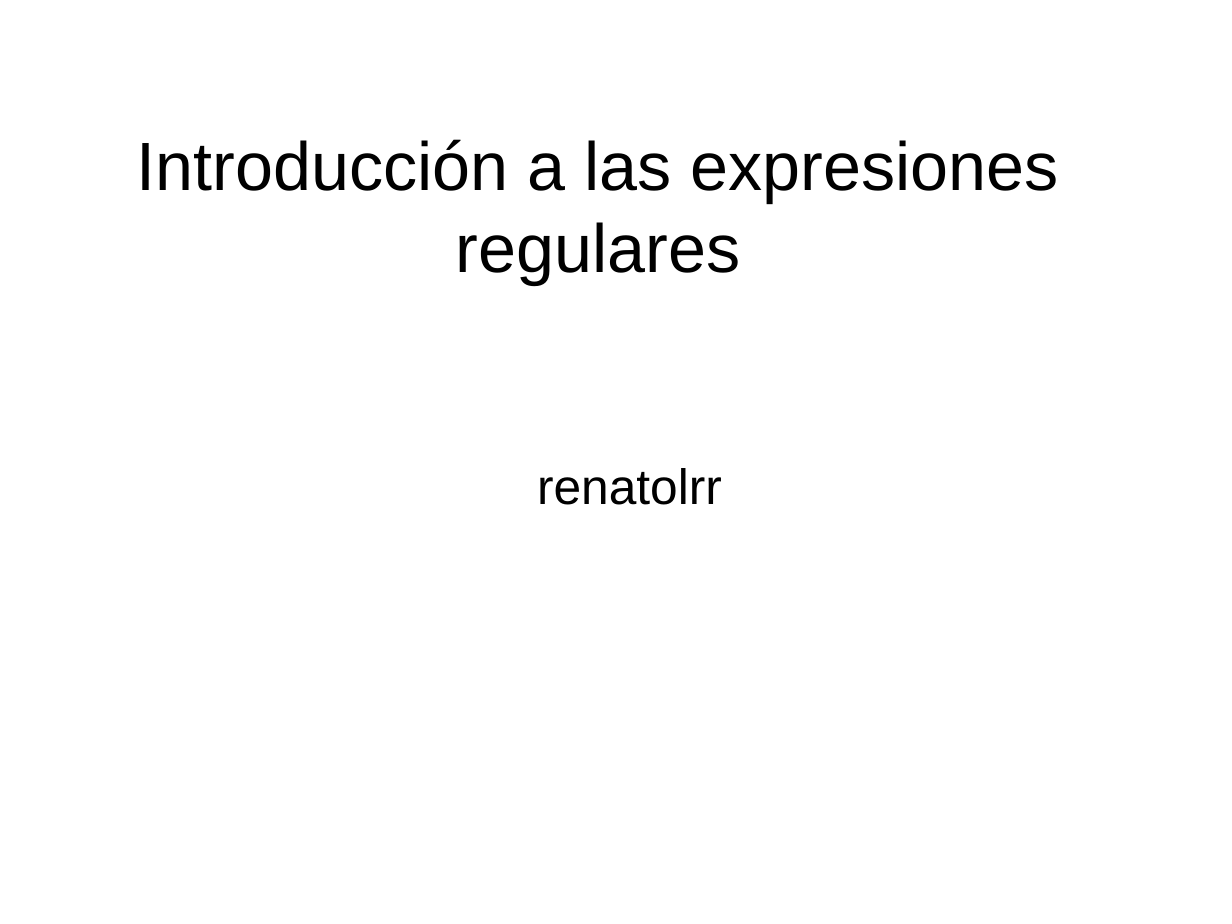
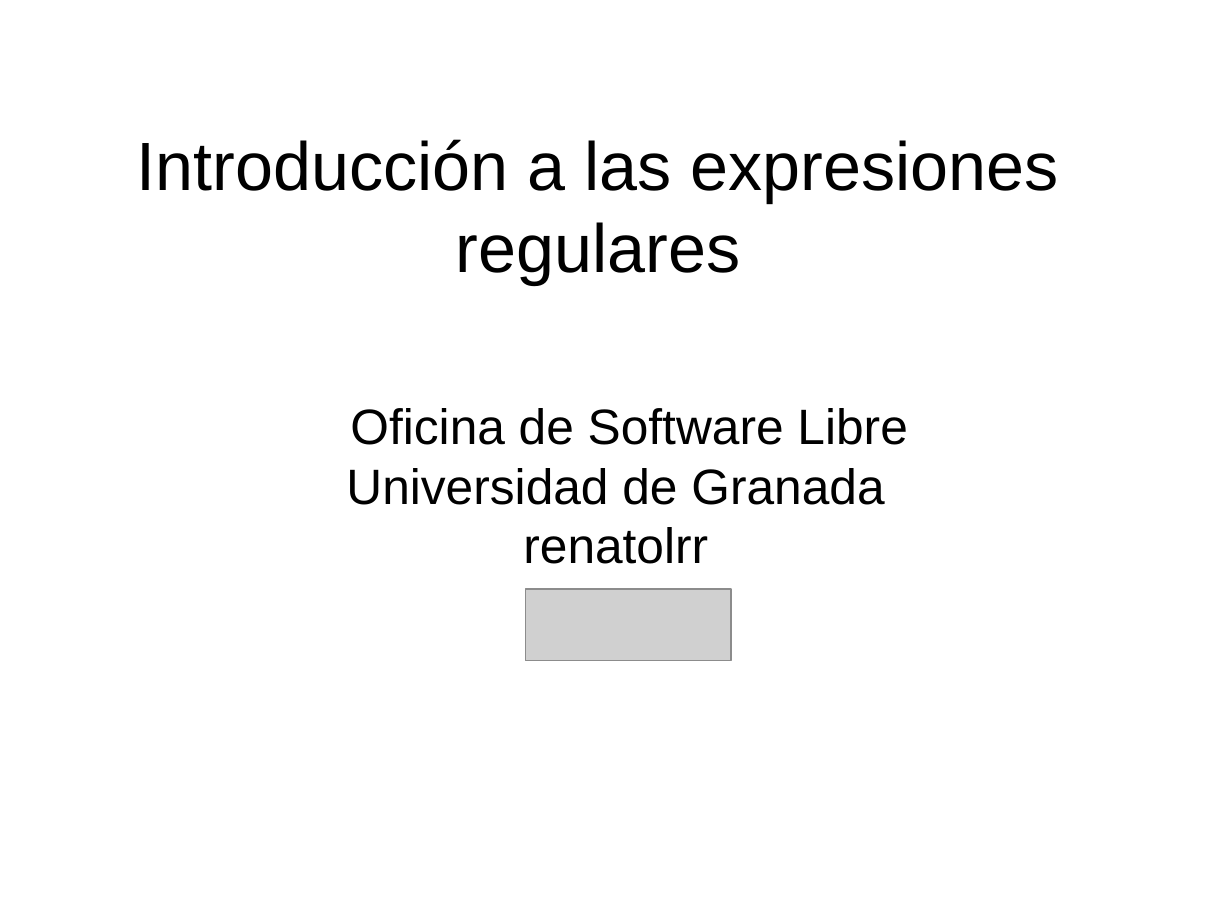
Before and after one commit to renatolrr/regex, a slide deck: slide 1 of Introducción regex.odp. Drawn at 1232x924 pixels with LibreOffice and Linux fonts; fonts in the diff are those of the drawing; grey boxes stand for pictures. Boxes give left, top, right and bottom in pixels: in the first picture for what was removed or moved away, otherwise in the second. Text is boxed around its words. In the diff, an @@ line names an element or a change of style, - is before the commit and + after.

```diff
--- a/Introducción regex.odp
+++ b/Introducción regex.odp
@@ subtitle at [346,408,907,505]: paragraphs added @@
+Oficina de Software Libre
+Universidad de Granada
@@ picture added at [525,589,731,661] @@
```
Also in this commit, not shown: 1 other slide changed, 1 slide removed.
